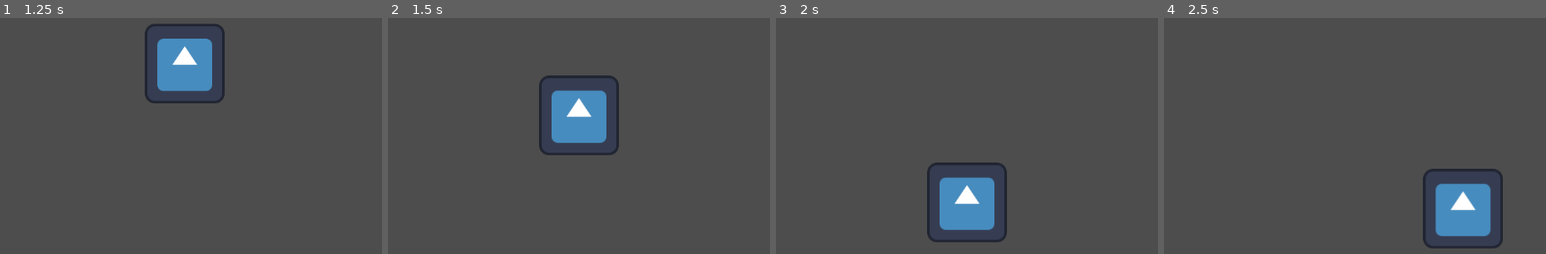
Above: before the commit, frames 1-4 (left to right).
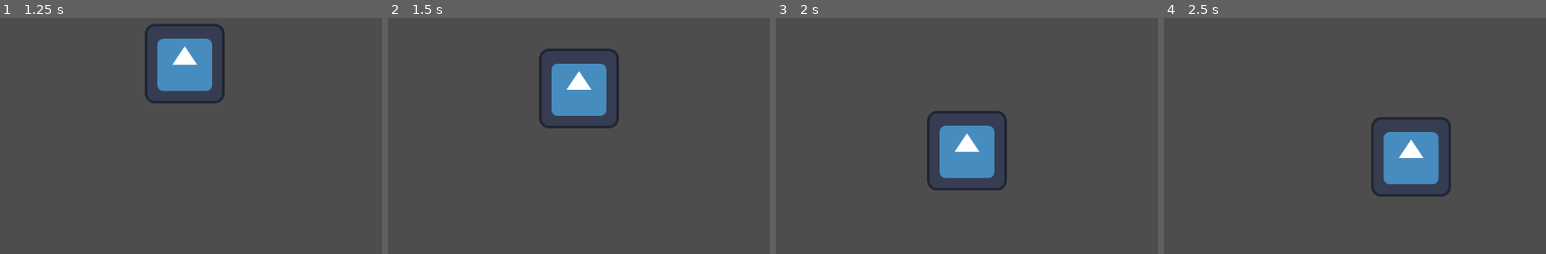
Above: after the commit, the same moments.

Repository: Pkb-Codes/zekome
Game: Godot game, scene res://scenes/vamsi_sandbox.tscn
The game is run twice, just before and just after one commit, with the same random seed, the same clock (stepped at 60 frames per second) and the same inputs. The engine's default icon, where the game draws it, is replaced by a stand-in: a white triangle on a blue panel in a dark square.
Inputs:
- Up to frame 1 (1.25 s): tap Enter at 0.5 s; hold Right (ui_right) from 0.53 s (still down); tap Space (Dash) at 0.6 s
- Up to frame 2 (1.5 s): release Right (ui_right) at 1.28 s; hold Down (ui_down) from 1.28 s (still down); tap Space (Dash) at 1.35 s
- Up to frame 3 (2 s): keep holding Down (ui_down)
- Up to frame 4 (2.5 s): release Down (ui_down) at 2.03 s; hold Right (ui_right) from 2.03 s (still down); tap Space (Dash) at 2.1 s

Frame 1 is identical in both runs. In frame 2, 4.5% of the frame differs, in the area x 39-61%, y 12-59%; in frame 3, 7.5%; in frame 4, 8.2%, in the area x 54-89%, y 41-98%.

Commit message:
work done player
player health script and dash cooldown complete once verify

Diff:
--- a/scripts/dash_state.gd
+++ b/scripts/dash_state.gd
@@ -4,18 +4,17 @@
 @export var dash_duration: float = 0.2
 
 var dash_direction: Vector2 = Vector2.ZERO
-var dash_timer: float = 0.0
+var dash_timer: float = 10.0
 
 func enter():
 	print("Entered Dash State")
+	player.start_dash_cooldown()
 
 	dash_direction = get_input_direction()
 
 	if dash_direction == Vector2.ZERO:
 		dash_direction = player.velocity.normalized()
 
-	if dash_direction == Vector2.ZERO:
-		dash_direction = Vector2.RIGHT
 
 	dash_timer = dash_duration
 
--- a/scripts/idle_state.gd
+++ b/scripts/idle_state.gd
@@ -11,7 +11,7 @@
 		state_machine.change_state("MoveState")
 		return
 
-	if Input.is_action_just_pressed("Dash"):
+	if Input.is_action_just_pressed("Dash") and player.can_dash and direction !=Vector2.ZERO:
 		state_machine.change_state("DashState")
 
 func exit():
--- a/scripts/move_state.gd
+++ b/scripts/move_state.gd
@@ -12,7 +12,10 @@
 		state_machine.change_state("IdleState")
 		return
 
-	if Input.is_action_just_pressed("Dash"):
+
+
+	if Input.is_action_just_pressed("Dash") and player.can_dash and direction!=Vector2.ZERO:
+		player.dash_direction=direction.normalized()
 		state_machine.change_state("DashState")
 		return
 
--- a/scripts/player.gd
+++ b/scripts/player.gd
@@ -1,4 +1,25 @@
 extends CharacterBody2D
 
+@export var max_health:int =100
+var health : int
+
 func _ready():
-	pass
+	health=max_health
+
+func take_damage(amount:int):
+	health-=amount
+	health=max(health,0)
+func die():
+	print("player died")
+
+
+
+@export var dash_cooldown := 10.0
+
+var can_dash := true
+var dash_direction := Vector2.ZERO
+
+func start_dash_cooldown():
+	can_dash=false
+	await get_tree().create_timer(dash_cooldown).timeout
+	can_dash=true
--- a/scripts/state.gd
+++ b/scripts/state.gd
@@ -2,9 +2,6 @@
 
 var state_machine
 var player
-
-func enter():
-	pass
 
 func exit():
 	pass
Not shown, added: scenes/vamsi_sandbox.tscn614772895.tmp
Not shown, added: scenes/vamsi_sandbox.tscn631347171.tmp
Not shown, added: scenes/vamsi_sandbox.tscn671786126.tmp
Not shown, added: scenes/vamsi_sandbox.tscn691200263.tmp
